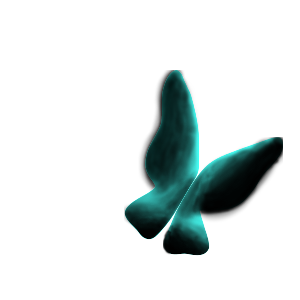
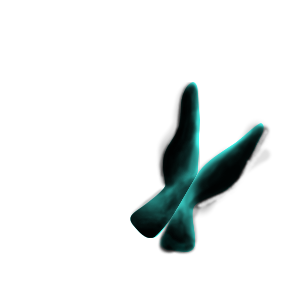
Two versions of the same layered image (300×300). Layer-by-layer changes:
added layer "Right wing btwn 2 shade" above "Right wing btwn 2 color" over [157, 118, 273, 255]
added layer "Right wing btwn 2 color" above "Left wing btwn 2 shade" over [162, 123, 264, 252]
added layer "Left wing btwn 2 shade" above "Left wing btwn 2 color" over [130, 82, 200, 238]
added layer "Left wing btwn 2 color" above "Left wing btwn 1 shade" over [130, 82, 200, 238]
hid "Left wing btwn 1 shade" over [124, 70, 200, 240]
hid "Left wing btwn 1 color" over [124, 70, 200, 240]
hid "Right wing btwn 1 shade" over [163, 137, 283, 256]
hid "Right wing btwn 1 color" over [163, 137, 283, 256]
